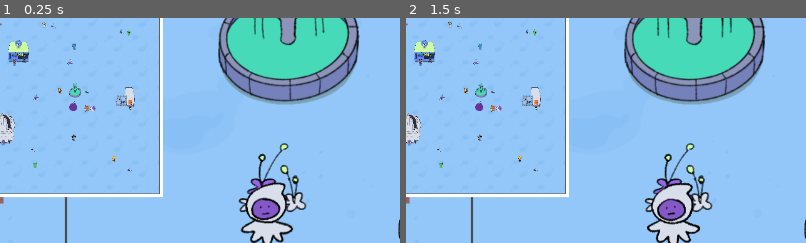
Above: before the commit, frames 1-2 (left to right).
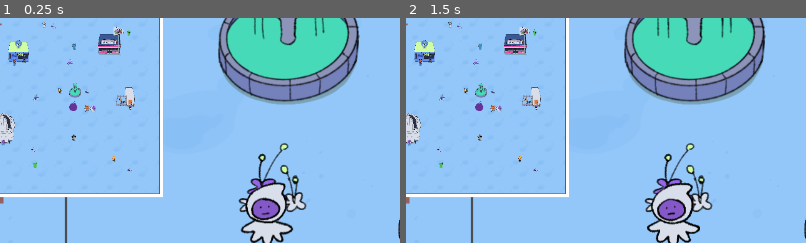
Above: after the commit, the same moments.

Repository: liannie3/wwhataburger
Game: Godot game, scene res://main_game/SpitScreen.tscn
The game is run twice, just before and just after one commit, with the same random seed, the same clock (stepped at 60 frames per second) and the same inputs. This scene is started directly instead of the project's main scene.
Inputs (mouse positions are % of the whole screen's width and height, from its top left):
- Up to frame 1 (0.25 s): no input
- Up to frame 2 (1.5 s): tap Enter (ui_accept) at 0.5, 0.77 s; move the mouse to (72, 45) at 0.52 s; click (72, 45) at 0.67 s; drag from (30, 55) to (45, 70) at 1.27 s
The pictures show only the part of the screen within x 42-92%, y 6-56%; the shares and areas given below are measured in that part.

The runs differ from the first frame. In frame 1, 0.6% of the frame differs, in the area x 24-31%, y 3-17%; in frame 2, 0.6%.

Commit message:
Add zats

Diff:
--- a/main_game/Arena.tscn
+++ b/main_game/Arena.tscn
@@ -8,6 +8,7 @@
 [ext_resource type="PackedScene" uid="uid://dorxl8envqj2i" path="res://main_game/obstacles/FlowerA.tscn" id="6_mc12f"]
 [ext_resource type="PackedScene" uid="uid://dpow1lxvymt8" path="res://main_game/obstacles/FlowerB.tscn" id="7_q0pqe"]
 [ext_resource type="PackedScene" uid="uid://b8gb3d3equhqb" path="res://main_game/obstacles/Observatory.tscn" id="8_q0pqe"]
+[ext_resource type="PackedScene" uid="uid://bldynoxdvepvu" path="res://main_game/obstacles/Zats.tscn" id="9_ydjxy"]
 
 [sub_resource type="RectangleShape2D" id="RectangleShape2D_top"]
 size = Vector2(3053, 20)
@@ -99,3 +100,6 @@
 
 [node name="FlowerA7" parent="." unique_id=2056467986 instance=ExtResource("7_q0pqe")]
 position = Vector2(2797, 457)
+
+[node name="Zats" parent="." unique_id=359705304 instance=ExtResource("9_ydjxy")]
+position = Vector2(2592, 627)
--- /dev/null
+++ b/main_game/obstacles/Zats.tscn
@@ -0,0 +1,15 @@
+[gd_scene format=3 uid="uid://bldynoxdvepvu"]
+
+[ext_resource type="Texture2D" uid="uid://d3gjfiauhvetq" path="res://assets/zats.png" id="1_2ejua"]
+
+[sub_resource type="RectangleShape2D" id="RectangleShape2D_m0dgk"]
+size = Vector2(482, 405)
+
+[node name="Zats" type="StaticBody2D" unique_id=359705304]
+
+[node name="CollisionShape2D" type="CollisionShape2D" parent="." unique_id=745229619]
+position = Vector2(-3, -61.5)
+shape = SubResource("RectangleShape2D_m0dgk")
+
+[node name="Sprite2D" type="Sprite2D" parent="." unique_id=2065449806]
+texture = ExtResource("1_2ejua")
Binary file added: assets/zats.png
Not shown, added: assets/zats.png.import
